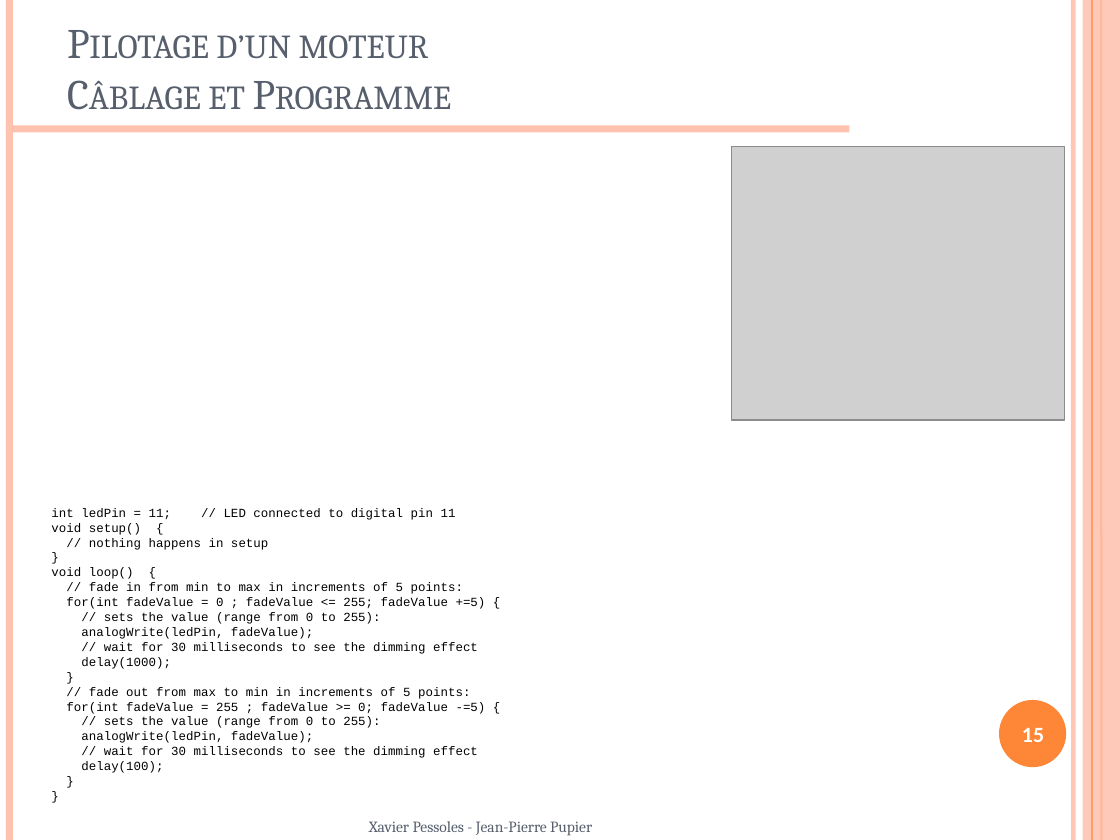
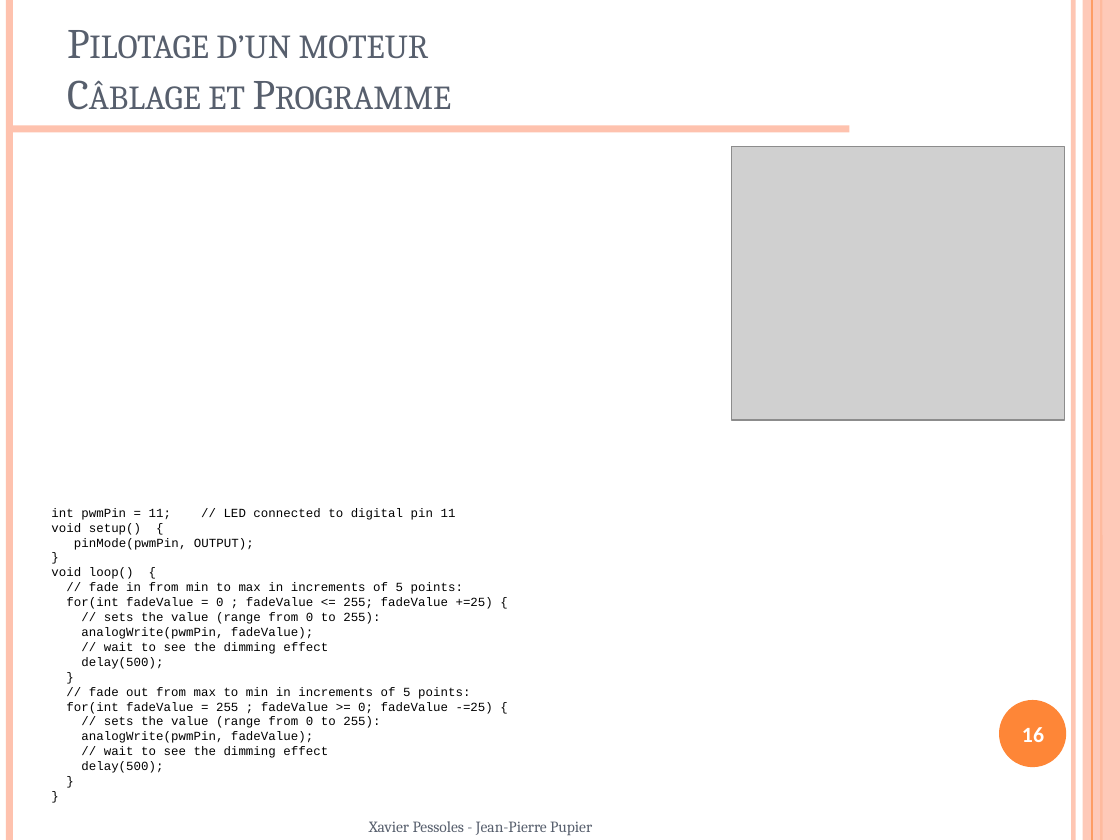
Before and after one commit to xpessoles/TP_2014_2015, a slide deck: slide 16 of Cycle_07_Arduino/TP_Arduino.pptx (slide 15 before the commit). Drawn at 1120x840 pixels with LibreOffice and Linux fonts; fonts in the diff are those of the drawing; grey boxes stand for pictures; background and template pictures are left out. Boxes give left, top, right and bottom in pixels: in the first picture for what was removed or moved away, otherwise in the second. Text is boxed around its words. In the diff, an @@ line names an element or a change of style, - is before the commit and + after.

Commit message:
MAJ

```diff
--- a/Cycle_07_Arduino/TP_Arduino.pptx
+++ b/Cycle_07_Arduino/TP_Arduino.pptx
@@ text at <box>51,508,456,520</box>: text changed @@
-int ledPin = 11; // LED connected to digital pin 11
+int pwmPin = 11; // LED connected to digital pin 11
@@ text at <box>74,538,254,550</box>: text changed @@
-// nothing happens in setup
+pinMode(pwmPin, OUTPUT);
@@ text at <box>66,597,493,609</box>: text changed @@
-for(int fadeValue = 0 ; fadeValue <= 255; fadeValue +=5) {
+for(int fadeValue = 0 ; fadeValue <= 255; fadeValue +=25) {
@@ text at <box>81,627,328,669</box>: text changed @@
-analogWrite(ledPin, fadeValue);
-// wait for 30 milliseconds to see the dimming effect
-delay(1000);
+analogWrite(pwmPin, fadeValue);
+// wait to see the dimming effect
+delay(500);
@@ text at <box>66,702,493,714</box>: text changed @@
-for(int fadeValue = 255 ; fadeValue >= 0; fadeValue -=5) {
+for(int fadeValue = 255 ; fadeValue >= 0; fadeValue -=25) {
@@ text at <box>81,731,328,773</box>: text changed @@
-analogWrite(ledPin, fadeValue);
-// wait for 30 milliseconds to see the dimming effect
-delay(100);
+analogWrite(pwmPin, fadeValue);
+// wait to see the dimming effect
+delay(500);
@@ page number at <box>1022,727,1044,742</box>: text changed @@
-15
+16
```
Also in this commit, not shown: 4 other slides changed, 1 slide added.
